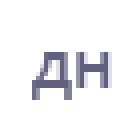
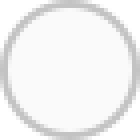
Two versions of the same layered image (w=140, h=140). Layer-by-layer changes:
renamed "Layer 2 copy" to "Эллипс 1 копия", showed it, painted on it over bbox(0, 0, 140, 140)
removed layer "дн" over bbox(32, 52, 112, 100)
